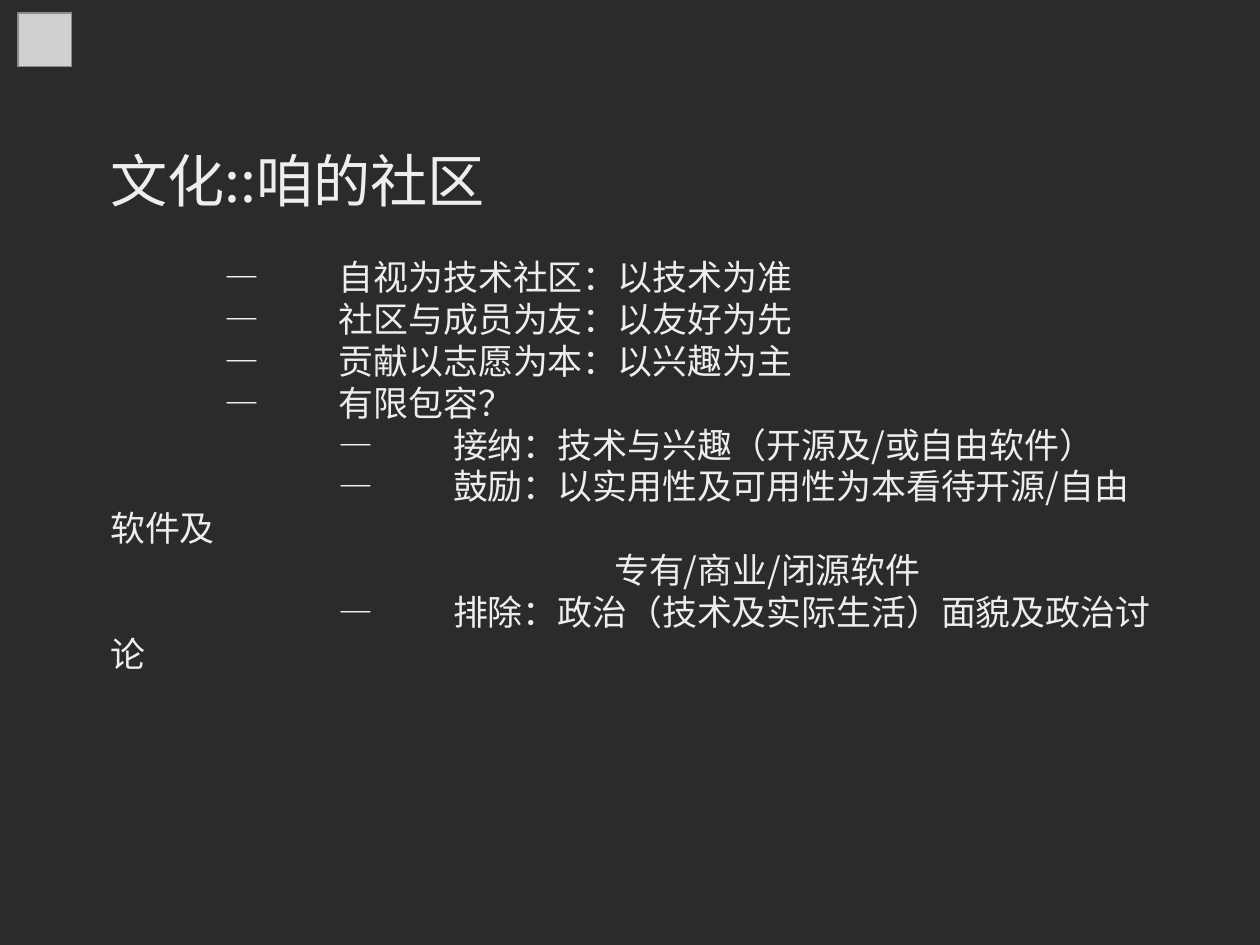
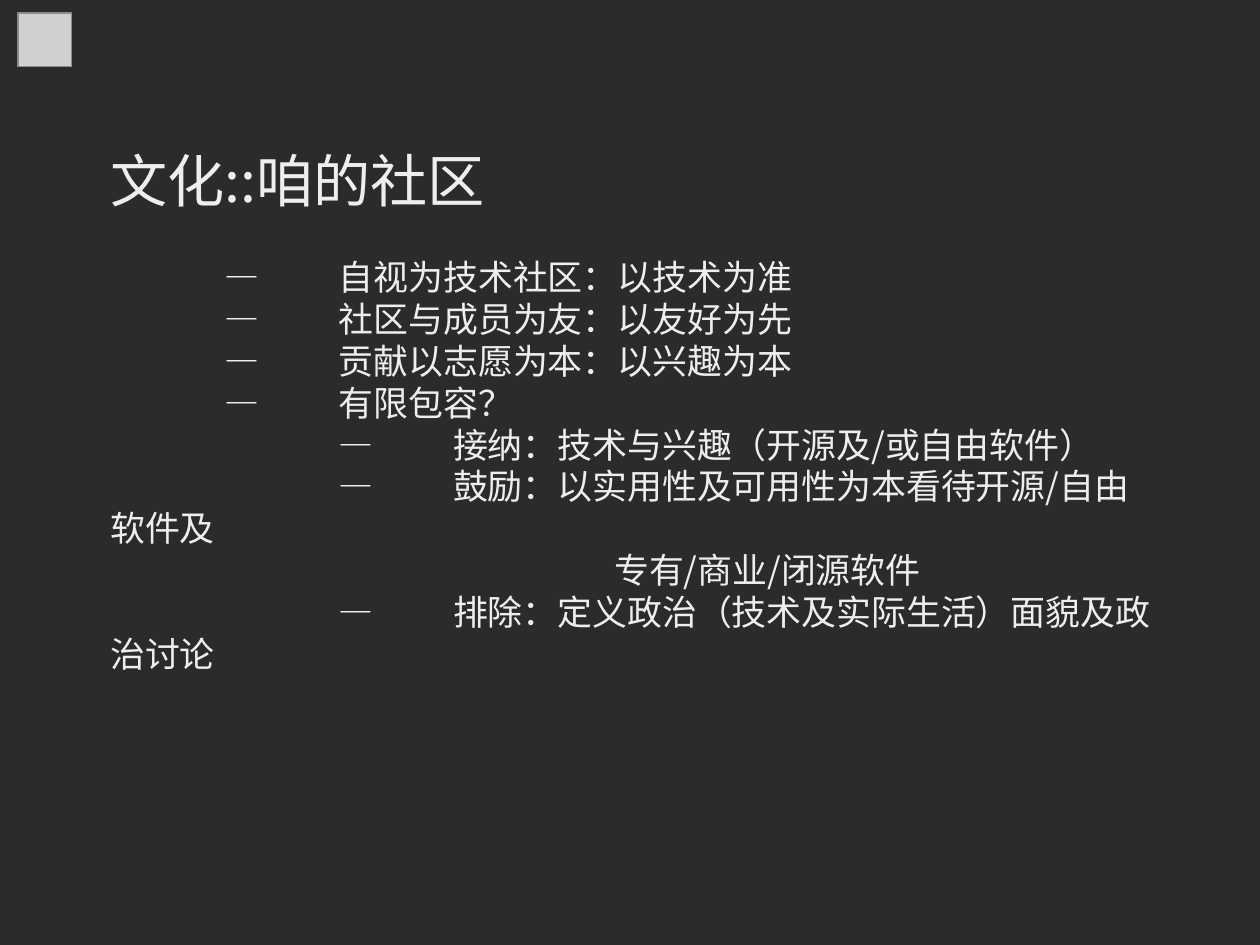
Before and after one commit to MingcongBai/soscon-2018-talk, a slide deck: slide 20 of slide.odp. Drawn at 1260x945 pixels with LibreOffice and Linux fonts; fonts in the diff are those of the drawing; grey boxes stand for pictures; background and template pictures are left out; a plain dark background stands for a picture behind light text. Boxes give left, top, right and bottom in pixels: in the first picture for what was removed or moved away, otherwise in the second. Text is boxed around its words. In the diff, an @@ line names an element or a change of style, - is before the commit and + after.

Commit message:
slide: more tweaks

```diff
--- a/slide.odp
+++ b/slide.odp
@@ text at [339,344,792,377]: text changed @@
-— 贡献以志愿为本：以兴趣为主
+— 贡献以志愿为本：以兴趣为本
@@ text at [453,595,1150,628]: text changed @@
-— 排除：政治（技术及实际生活）面貌及政治讨论
+— 排除：定义政治（技术及实际生活）面貌及政治讨论
```
